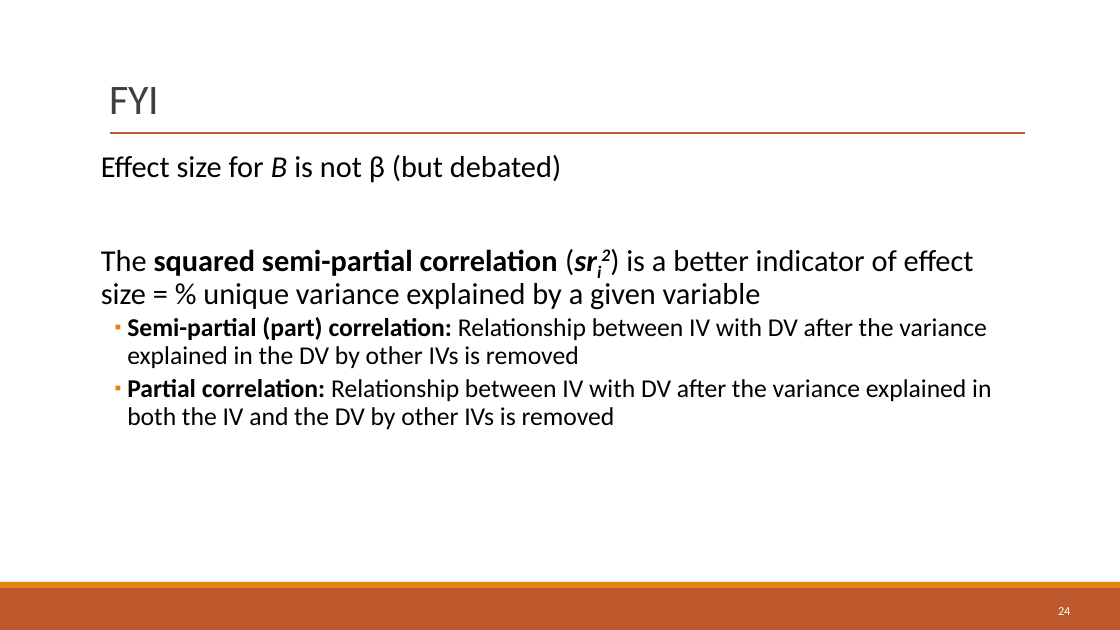
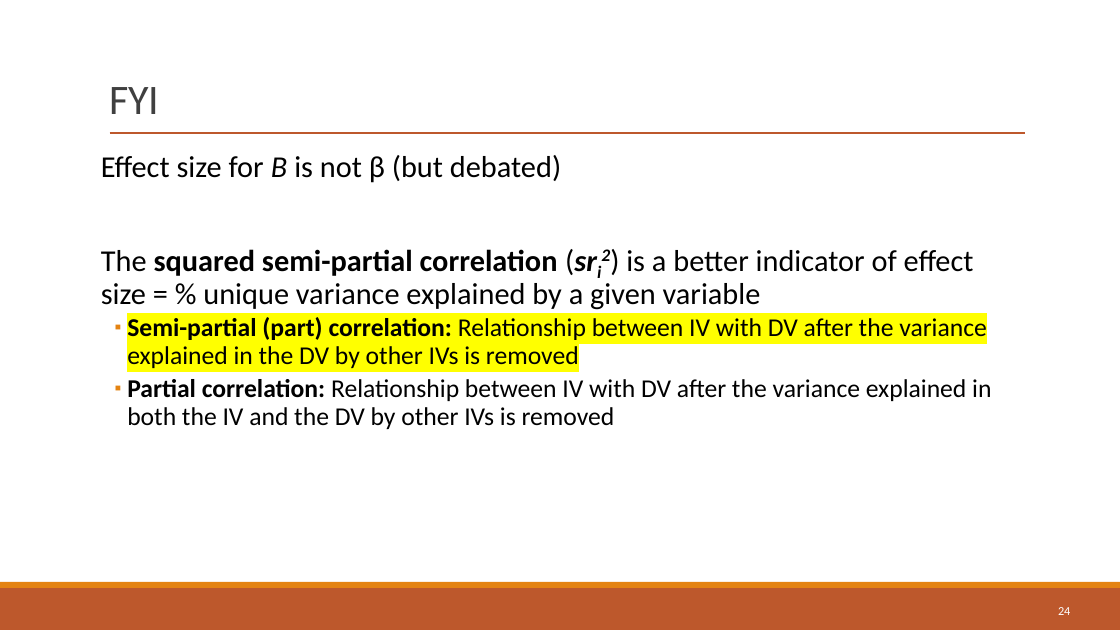
Before and after one commit to Sijan14/Multilevel_Modeling, a slide deck: slide 24 of Week 1/Session 1 - Review of Linear Regression.pptx. Drawn at 1120x630 pixels with LibreOffice and Linux fonts; fonts in the diff are those of the drawing. Boxes give left, top, right and bottom in pixels: in the first picture for what was removed or moved away, otherwise in the second. Text is boxed around its words. In the diff, an @@ line names an element or a change of style, - is before the commit and + after.

```diff
--- a/Week 1/Session 1 - Review of Linear Regression.pptx
+++ b/Week 1/Session 1 - Review of Linear Regression.pptx
@@ text at [127,317,987,368]: highlight none to #FFFF00 in "Semi-partial (part) correlation: Relationship between IV wit ..." @@
```
Also in this commit, not shown: 17 other files.
